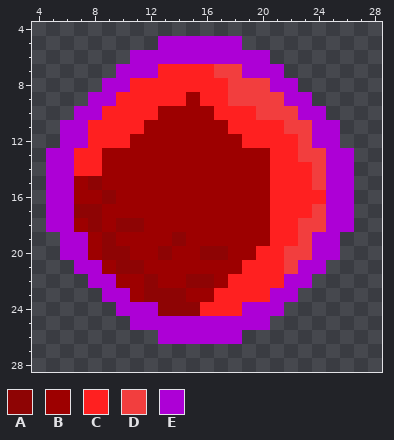
Two states of a pixel-art sprite, Tanks/Bullet_Red_2_selected.png. Above: the version before the commit.
The file is 96x96 pixels, drawn in blocks of 3x3; one block is one cell here. Colours within 5 levels of each other are drawn and written as one. Shown: x 4..28, y 4..28.
Palette (. is transparent): A #8e0404  B #9d0000  C #ff2020  D #f23e3e  E #ad00d6
New version:
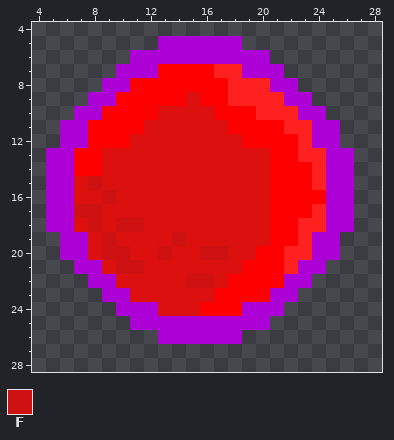
Colours new in this view: F #ce1111
Diff:
@@ palette @@
-B #9d0000
+B #dd1010
-C #ff2020
+C #ff0000
-D #f23e3e
+D #ff2020
@@ x 5..19 @@
 14 EECCBBBBBBBBBBB
-15 EEBABBBBBBBBBBB
-16 EEBBABBBBBBBBBB
-17 EEAABBBBBBBBBBB
-18 EEBABAABBBBBBBB
-19 .EEBABBBBABBBBB
-20 .EEBAABBABBAABB
-21 ..EEBAABBBBBBBC
-22 ...EEBBABBAABCC
-23 ....EEBAAABBCCC
-24 .....EEEAAACCCE
+15 EEBFBBBBBBBBBBB
+16 EEBBFBBBBBBBBBB
+17 EEFFBBBBBBBBBBB
+18 EEBFBFFBBBBBBBB
+19 .EEBFBBBBFBBBBB
+20 .EEBFFBBFBBFFBB
+21 ..EEBFFBBBBBBBC
+22 ...EEBBBBBFFBCC
+23 ....EEBBBBBBCCC
+24 .....EEEBBBCCCE
 25 ......EEEEEEEEE
Where, in picture pixels (left, top, right, bottom), the same in both pictures:
changed: (74, 64, 326, 316)
